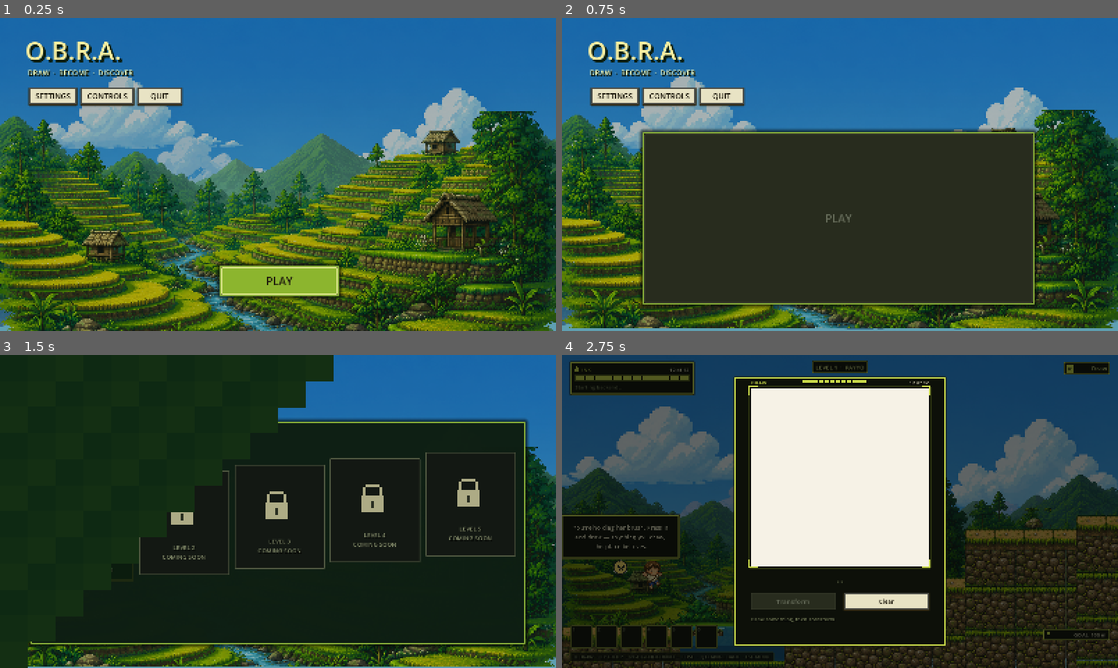
Above: before the commit, frames 1-4 (two rows, left to right).
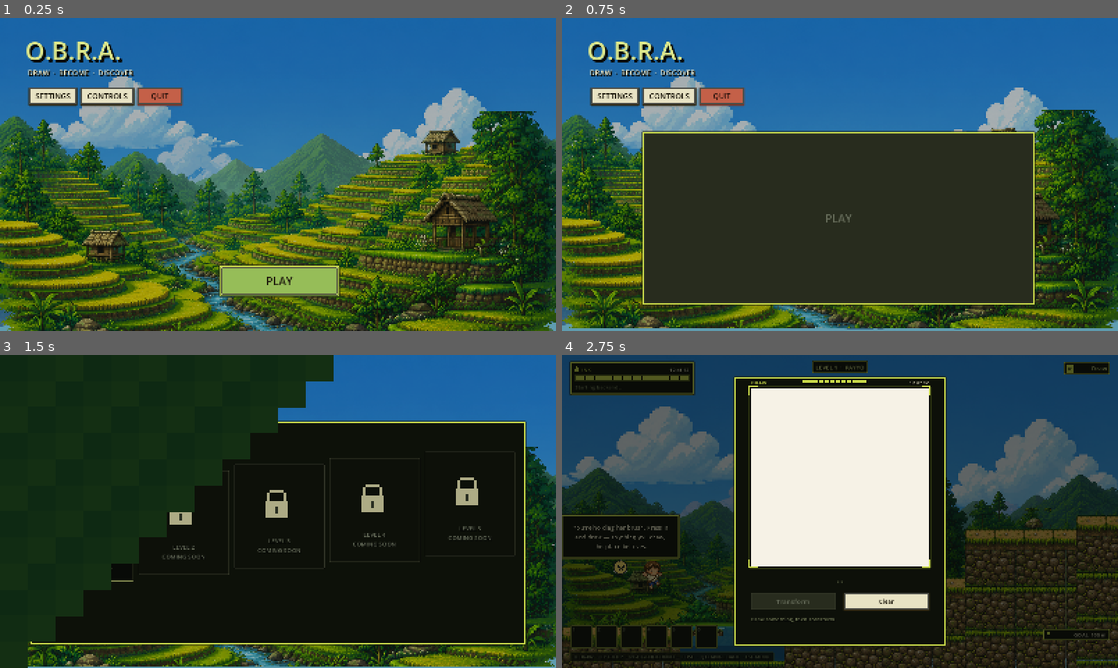
Above: after the commit, the same moments.

Repository: hyuuuan/OBRA
Game: Godot game, scene res://ui/main_menu.tscn
Two runs of this game, one before a commit and one after it. Both use one fixed random seed, a clock stepped at 60 frames per second and the inputs below.
Inputs (mouse positions are in pixels of both pictures, inside the frame that each line leads up to):
- Up to frame 1 (0.25 s): no input
- Up to frame 2 (0.75 s): click "PLAY" at 0.5 s
- Up to frame 3 (1.5 s): click "LEVEL 1" at 1.25 s
- Up to frame 4 (2.75 s): tap R (redraw) at 2 s; move the mouse to (962, 495) at 2.02 s; hold D (move_right) from 2.03 s (still down); hold E (interact) from 2.03 s (still down); click (962, 495) at 2.17 s; tap Space (jump) at 2.27, 2.57 s

The runs differ from the first frame. In frame 1, 2.8% of the frame differs, in the area x 4-62%, y 7-90%; in frame 2, 2.1%; in frame 3, 2.4%; in frame 4, nothing differs.

Commit message:
Bring the main menu onto the same palette as everything it opens
The menu carried five StyleBoxes and eleven label colours typed into its own scene,
picked by eye before there was a palette to pick from. They were close to the HUD's
colours and nowhere exactly equal: a panel ring at 0.52/0.67/0.22 against the HUD's
lime, a card at 0.1/0.21/0.12 against a panel fill three values away, a locked card
in a grey-green that appears nowhere else. Opening Settings from the menu and
opening it from the pause menu showed two different greens on the same screen.

Every one of them is now a palette value. The ring widths come down to the shared
four, the ring nesting matches -- bright ring on a panel, family colour outside the
grey bevel on a button -- and QUIT joins the red family, which is the same decision
the pause menu's QUIT TO DESKTOP just made.

This is a deliberate departure from the note in AGENTS.md that the menu must stay
pixel-identical. That note exists to stop the theme reaching in and restyling the
menu by accident, which is a real hazard and still true; changing it on purpose,
to the palette the rest of the game now shares, is the thing it was protecting
against being done blind.

Diff:
--- a/game/ui/main_menu.tscn
+++ b/game/ui/main_menu.tscn
@@ -28,79 +28,91 @@
 region = Rect2(157, 204, 1560, 739)
 
 [sub_resource type="StyleBoxFlat" id="StyleBox_panel"]
-bg_color = Color(0.055, 0.12, 0.075, 0.96)
-border_width_left = 5
-border_width_top = 5
-border_width_right = 5
-border_width_bottom = 5
-border_color = Color(0.52, 0.67, 0.22, 1)
-corner_radius_top_left = 3
-corner_radius_top_right = 3
-corner_radius_bottom_right = 3
-corner_radius_bottom_left = 3
-shadow_color = Color(0.02, 0.035, 0.02, 0.7)
-shadow_size = 12
-
-[sub_resource type="StyleBoxFlat" id="StyleBox_play"]
-bg_color = Color(0.55, 0.71, 0.18, 1)
+bg_color = Color(0.051, 0.063, 0.035, 0.96)
 border_width_left = 4
 border_width_top = 4
 border_width_right = 4
 border_width_bottom = 4
-border_color = Color(0.88, 0.85, 0.32, 1)
+border_color = Color(0.788, 0.851, 0.29, 1)
 corner_radius_top_left = 2
 corner_radius_top_right = 2
 corner_radius_bottom_right = 2
 corner_radius_bottom_left = 2
-
-[sub_resource type="StyleBoxFlat" id="StyleBox_play_hover"]
-bg_color = Color(0.72, 0.82, 0.23, 1)
-border_width_left = 5
-border_width_top = 5
-border_width_right = 5
-border_width_bottom = 5
-border_color = Color(1, 0.94, 0.42, 1)
+shadow_color = Color(0.118, 0.133, 0.063, 1)
+shadow_size = 4
+
+[sub_resource type="StyleBoxFlat" id="StyleBox_play"]
+bg_color = Color(0.588, 0.741, 0.345, 1)
+border_width_left = 4
+border_width_top = 4
+border_width_right = 4
+border_width_bottom = 4
+border_color = Color(0.302, 0.306, 0.282, 1)
+shadow_color = Color(0.345, 0.439, 0.188, 1)
+shadow_size = 4
+shadow_offset = Vector2(0, 2)
 corner_radius_top_left = 2
 corner_radius_top_right = 2
 corner_radius_bottom_right = 2
 corner_radius_bottom_left = 2
 
-[sub_resource type="StyleBoxFlat" id="StyleBox_card"]
-bg_color = Color(0.1, 0.21, 0.12, 1)
+[sub_resource type="StyleBoxFlat" id="StyleBox_play_hover"]
+bg_color = Color(0.659, 0.804, 0.424, 1)
 border_width_left = 4
 border_width_top = 4
 border_width_right = 4
 border_width_bottom = 4
-border_color = Color(0.72, 0.77, 0.24, 1)
+border_color = Color(0.302, 0.306, 0.282, 1)
+shadow_color = Color(0.345, 0.439, 0.188, 1)
+shadow_size = 4
+shadow_offset = Vector2(0, 2)
 corner_radius_top_left = 2
 corner_radius_top_right = 2
 corner_radius_bottom_right = 2
 corner_radius_bottom_left = 2
 
-[sub_resource type="StyleBoxFlat" id="StyleBox_card_hover"]
-bg_color = Color(0.15, 0.3, 0.16, 1)
-border_width_left = 6
-border_width_top = 6
-border_width_right = 6
-border_width_bottom = 6
-border_color = Color(0.98, 0.9, 0.31, 1)
+[sub_resource type="StyleBoxFlat" id="StyleBox_card"]
+bg_color = Color(0.051, 0.063, 0.035, 1)
+border_width_left = 4
+border_width_top = 4
+border_width_right = 4
+border_width_bottom = 4
+border_color = Color(0.788, 0.851, 0.29, 1)
+shadow_color = Color(0.118, 0.133, 0.063, 1)
+shadow_size = 4
 corner_radius_top_left = 2
 corner_radius_top_right = 2
 corner_radius_bottom_right = 2
 corner_radius_bottom_left = 2
 
-[sub_resource type="StyleBoxFlat" id="StyleBox_locked"]
-bg_color = Color(0.075, 0.095, 0.075, 0.96)
-border_width_left = 3
-border_width_top = 3
-border_width_right = 3
-border_width_bottom = 3
-border_color = Color(0.31, 0.34, 0.25, 1)
+[sub_resource type="StyleBoxFlat" id="StyleBox_card_hover"]
+bg_color = Color(0.086, 0.094, 0.063, 1)
+border_width_left = 4
+border_width_top = 4
+border_width_right = 4
+border_width_bottom = 4
+border_color = Color(0.875, 0.914, 0.549, 1)
+shadow_color = Color(0.118, 0.133, 0.063, 1)
+shadow_size = 4
 corner_radius_top_left = 2
 corner_radius_top_right = 2
 corner_radius_bottom_right = 2
 corner_radius_bottom_left = 2
 
+[sub_resource type="StyleBoxFlat" id="StyleBox_locked"]
+bg_color = Color(0.051, 0.063, 0.035, 0.96)
+border_width_left = 2
+border_width_top = 2
+border_width_right = 2
+border_width_bottom = 2
+border_color = Color(0.204, 0.216, 0.157, 1)
+shadow_color = Color(0.027, 0.035, 0.024, 1)
+shadow_size = 2
+corner_radius_top_left = 2
+corner_radius_top_right = 2
+corner_radius_bottom_right = 2
+corner_radius_bottom_left = 2
+
 [node name="MainMenu" type="Node2D"]
 script = ExtResource("1_menu")
 
@@ -174,7 +186,7 @@
 grow_horizontal = 2
 grow_vertical = 2
 mouse_filter = 2
-color = Color(0.025, 0.075, 0.045, 0.31)
+color = Color(0.027, 0.035, 0.024, 0.31)
 
 [node name="MenuLayer" type="CanvasLayer" parent="."]
 layer = 10
@@ -193,8 +205,8 @@
 offset_top = 44.0
 offset_right = 700.0
 offset_bottom = 142.0
-theme_override_colors/font_color = Color(0.98, 0.94, 0.63, 1)
-theme_override_colors/font_shadow_color = Color(0.04, 0.11, 0.055, 1)
+theme_override_colors/font_color = Color(0.875, 0.914, 0.549, 1)
+theme_override_colors/font_shadow_color = Color(0.027, 0.035, 0.024, 1)
 theme_override_constants/shadow_offset_x = 7
 theme_override_constants/shadow_offset_y = 7
 theme_override_font_sizes/font_size = 72
@@ -206,8 +218,8 @@
 offset_top = 142.0
 offset_right = 720.0
 offset_bottom = 184.0
-theme_override_colors/font_color = Color(0.9, 0.94, 0.72, 1)
-theme_override_colors/font_shadow_color = Color(0.04, 0.09, 0.05, 1)
+theme_override_colors/font_color = Color(0.91, 0.89, 0.769, 1)
+theme_override_colors/font_shadow_color = Color(0.027, 0.035, 0.024, 1)
 theme_override_constants/shadow_offset_x = 3
 theme_override_constants/shadow_offset_y = 3
 theme_override_font_sizes/font_size = 21
@@ -236,7 +248,7 @@
 [node name="QuitButton" type="Button" parent="MenuLayer/MenuRoot/SideButtons"]
 custom_minimum_size = Vector2(126, 44)
 layout_mode = 2
-theme_type_variation = &"DialogButton"
+theme_type_variation = &"DangerButton"
 text = "QUIT"
 
 [node name="MorphPanel" type="PanelContainer" parent="MenuLayer/MenuRoot"]
@@ -251,8 +263,8 @@
 layout_mode = 2
 focus_neighbor_top = NodePath(".")
 focus_neighbor_bottom = NodePath(".")
-theme_override_colors/font_color = Color(0.08, 0.13, 0.055, 1)
-theme_override_colors/font_hover_color = Color(0.04, 0.08, 0.035, 1)
+theme_override_colors/font_color = Color(0.071, 0.094, 0.031, 1)
+theme_override_colors/font_hover_color = Color(0.071, 0.094, 0.031, 1)
 theme_override_font_sizes/font_size = 32
 theme_override_styles/normal = SubResource("StyleBox_play")
 theme_override_styles/hover = SubResource("StyleBox_play_hover")
@@ -270,7 +282,7 @@
 offset_top = 24.0
 offset_right = 900.0
 offset_bottom = 98.0
-theme_override_colors/font_color = Color(0.96, 0.92, 0.61, 1)
+theme_override_colors/font_color = Color(0.875, 0.914, 0.549, 1)
 theme_override_font_sizes/font_size = 38
 text = "CHOOSE A LEVEL"
 
@@ -280,7 +292,7 @@
 offset_top = 86.0
 offset_right = 900.0
 offset_bottom = 120.0
-theme_override_colors/font_color = Color(0.65, 0.75, 0.55, 1)
+theme_override_colors/font_color = Color(0.471, 0.502, 0.353, 1)
 theme_override_font_sizes/font_size = 16
 text = "ESC TO CLOSE  ·  ENTER TO TRAVEL"
 
@@ -319,7 +331,7 @@
 grow_horizontal = 2
 grow_vertical = 0
 mouse_filter = 2
-color = Color(0.035, 0.09, 0.045, 0.91)
+color = Color(0.027, 0.035, 0.024, 0.91)
 
 [node name="Number" type="Label" parent="MenuLayer/MenuRoot/MorphPanel/Selector/Level1"]
 layout_mode = 0
@@ -328,7 +340,7 @@
 offset_right = 218.0
 offset_bottom = 196.0
 mouse_filter = 2
-theme_override_colors/font_color = Color(0.91, 0.85, 0.33, 1)
+theme_override_colors/font_color = Color(0.788, 0.851, 0.29, 1)
 theme_override_font_sizes/font_size = 17
 text = "LEVEL 1"
 
@@ -339,7 +351,7 @@
 offset_right = 224.0
 offset_bottom = 254.0
 mouse_filter = 2
-theme_override_colors/font_color = Color(0.97, 0.96, 0.77, 1)
+theme_override_colors/font_color = Color(0.91, 0.89, 0.769, 1)
 theme_override_font_sizes/font_size = 20
 text = "BANAUE RICE TERRACES"
 autowrap_mode = 3
@@ -351,7 +363,7 @@
 offset_right = 228.0
 offset_bottom = 292.0
 mouse_filter = 2
-theme_override_colors/font_color = Color(0.63, 0.78, 0.52, 1)
+theme_override_colors/font_color = Color(0.471, 0.502, 0.353, 1)
 theme_override_font_sizes/font_size = 12
 text = "MOUNTAIN RICE TERRACES AND IRRIGATION PADDIES"
 autowrap_mode = 3
@@ -382,7 +394,7 @@
 grow_horizontal = 2
 grow_vertical = 0
 mouse_filter = 2
-theme_override_colors/font_color = Color(0.52, 0.55, 0.42, 1)
+theme_override_colors/font_color = Color(0.4, 0.424, 0.353, 1)
 theme_override_font_sizes/font_size = 17
 text = "LEVEL 2\nCOMING SOON"
 horizontal_alignment = 1
@@ -413,7 +425,7 @@
 grow_horizontal = 2
 grow_vertical = 0
 mouse_filter = 2
-theme_override_colors/font_color = Color(0.52, 0.55, 0.42, 1)
+theme_override_colors/font_color = Color(0.4, 0.424, 0.353, 1)
 theme_override_font_sizes/font_size = 17
 text = "LEVEL 3\nCOMING SOON"
 horizontal_alignment = 1
@@ -444,7 +456,7 @@
 grow_horizontal = 2
 grow_vertical = 0
 mouse_filter = 2
-theme_override_colors/font_color = Color(0.52, 0.55, 0.42, 1)
+theme_override_colors/font_color = Color(0.4, 0.424, 0.353, 1)
 theme_override_font_sizes/font_size = 17
 text = "LEVEL 4\nCOMING SOON"
 horizontal_alignment = 1
@@ -475,7 +487,7 @@
 grow_horizontal = 2
 grow_vertical = 0
 mouse_filter = 2
-theme_override_colors/font_color = Color(0.52, 0.55, 0.42, 1)
+theme_override_colors/font_color = Color(0.4, 0.424, 0.353, 1)
 theme_override_font_sizes/font_size = 17
 text = "LEVEL 5\nCOMING SOON"
 horizontal_alignment = 1
